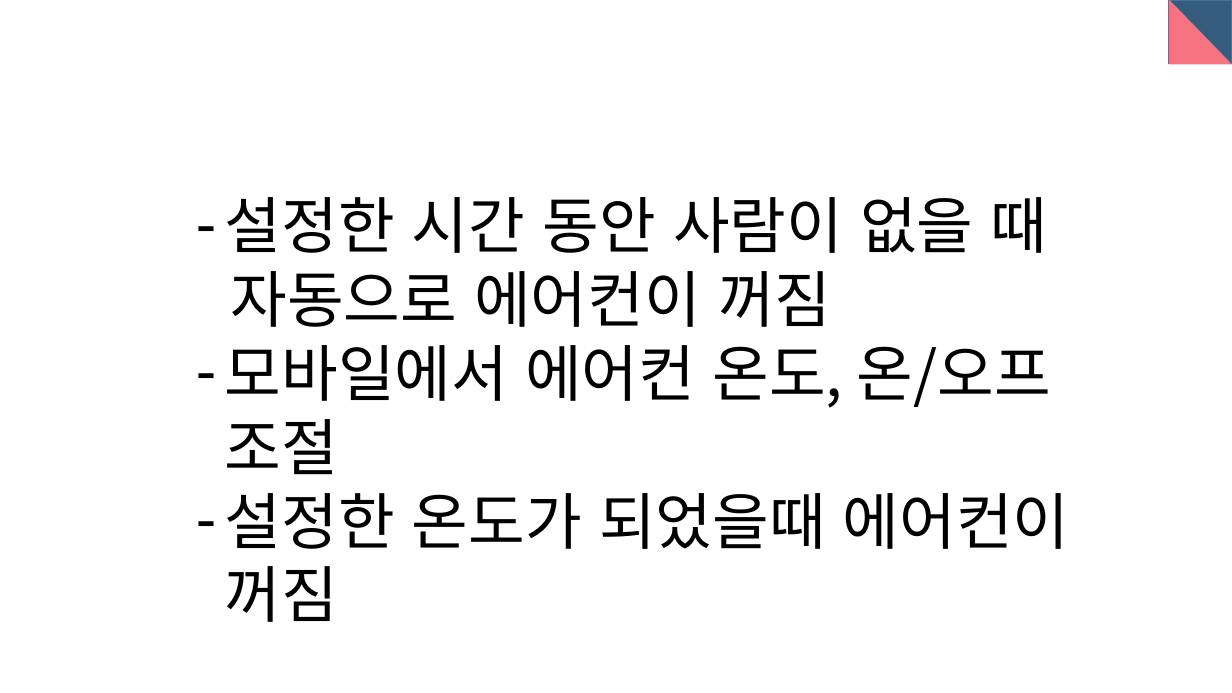
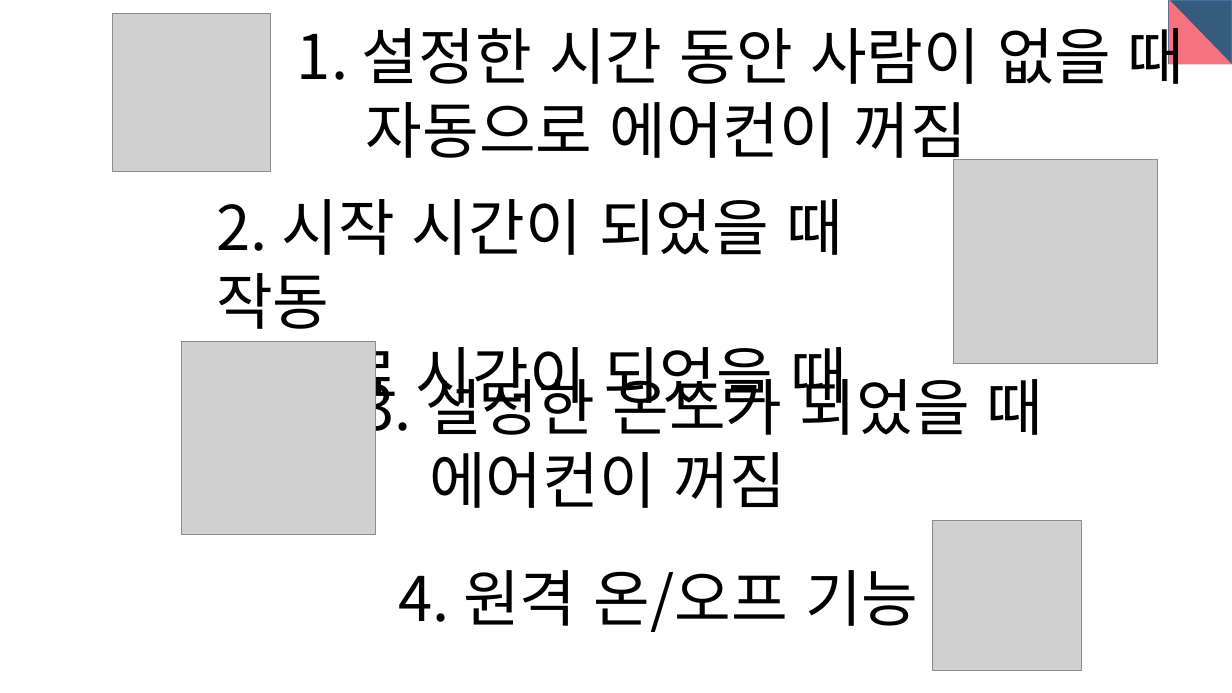
Before and after one commit to dgsw-2019-hackathon/J_B_H_AirConditioner, a slide deck: slide 10 of pptFile/ppt.pptx. Drawn at 1232x693 pixels with LibreOffice and Linux fonts; fonts in the diff are those of the drawing; grey boxes stand for pictures. Boxes give left, top, right and bottom in pixels: in the first picture for what was removed or moved away, otherwise in the second. Text is boxed around its words. In the diff, an @@ line names an element or a change of style, - is before the commit and + after.

```diff
--- a/pptFile/ppt.pptx
+++ b/pptFile/ppt.pptx
@@ picture added at bbox=[113, 14, 271, 172] @@
@@ text "1. 설정한 시간 동안 사람이 ...": place and size @@
-text "1. 설정한 시간 동안 사람이 ..." at bbox=[225, 197, 1070, 622]
+text "1. 설정한 시간 동안 사람이 ..." at bbox=[297, 16, 1185, 169]
@@ text at bbox=[297, 16, 1185, 84]: text changed @@
-– 설정한 시간 동안 사람이 없을 때
+1. 설정한 시간 동안 사람이 없을 때
@@ picture added at bbox=[954, 160, 1158, 364] @@
@@ text added at bbox=[216, 199, 847, 414], 48 pt, text #000000 @@
+2. 시작 시간이 되었을 때 작동
+종료 시간이 되었을 때 종료
@@ picture added at bbox=[182, 341, 375, 534] @@
@@ text at bbox=[225, 345, 1070, 622]: paragraphs removed @@
-– 모바일에서 에어컨 온도, 온/오프 조절
-– 설정한 온도가 되었을때 에어컨이 꺼짐
@@ text added at bbox=[360, 367, 1044, 508], 48 pt, text #000000 @@
+3. 설정한 온도가 되었을 때
+에어컨이 꺼짐
@@ picture added at bbox=[933, 520, 1082, 671] @@
@@ text added at bbox=[398, 570, 918, 632], 48 pt, text #000000 @@
+4. 원격 온/오프 기능
```
Also in this commit, not shown: 3 other slides changed, 6 slides added, 10 slides removed.
